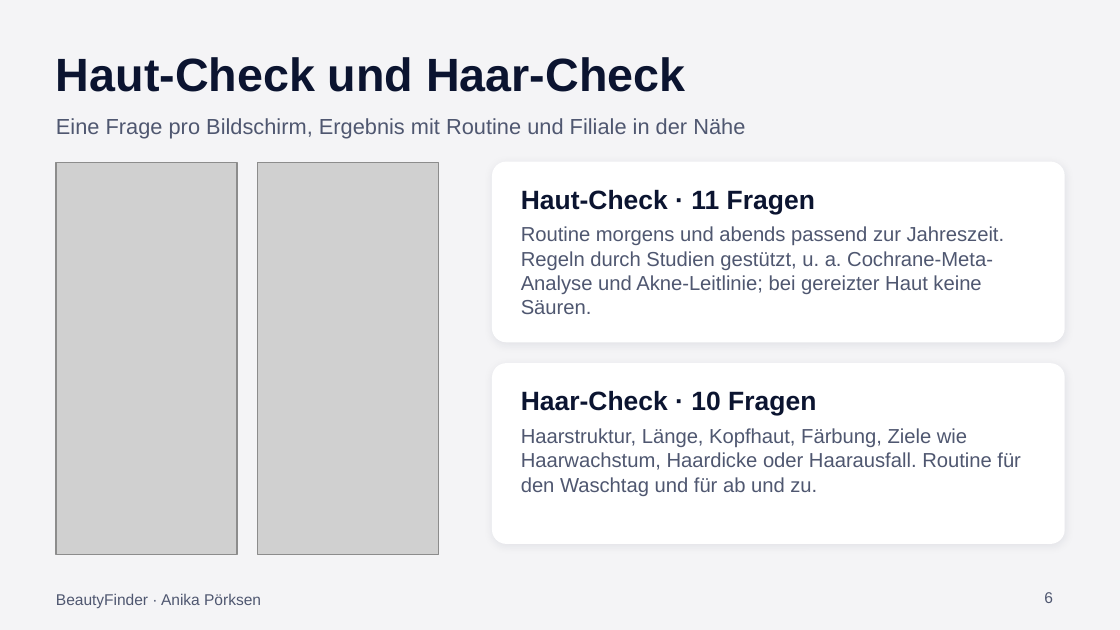
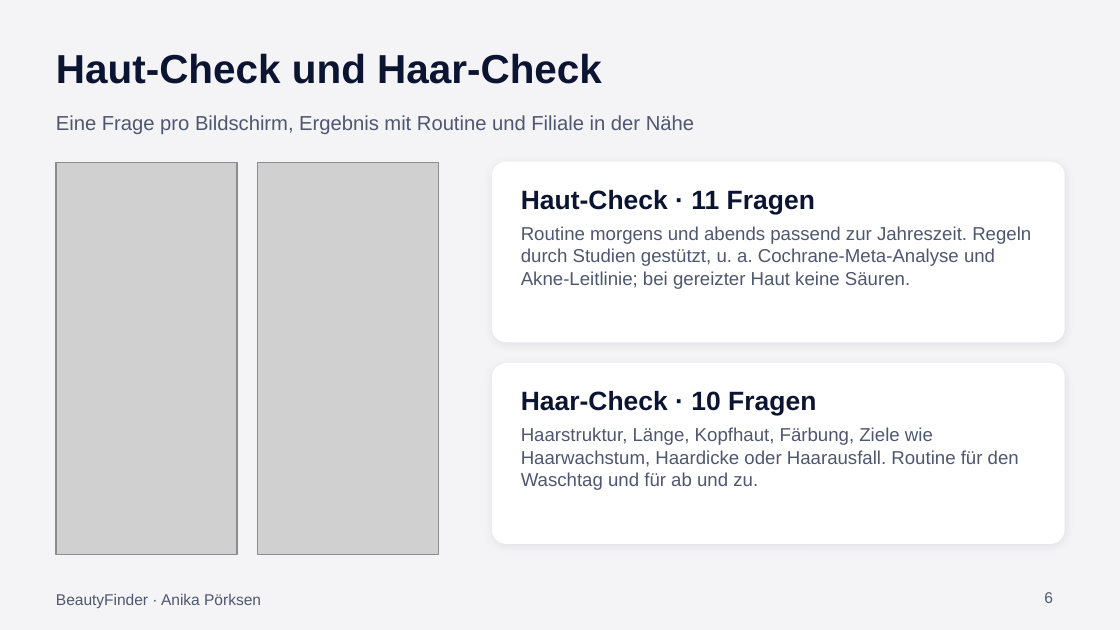
Before and after one commit to anikaprksn/Digitale-WElten, a slide deck: slide 6 of abgabe/Praesentation_BeautyFinder.pptx. Drawn at 1120x630 pixels with LibreOffice and Linux fonts; fonts in the diff are those of the drawing; grey boxes stand for pictures. Boxes give left, top, right and bottom in pixels: in the first picture for what was removed or moved away, otherwise in the second. Text is boxed around its words. In the diff, an @@ line names an element or a change of style, - is before the commit and + after.

```diff
--- a/abgabe/Praesentation_BeautyFinder.pptx
+++ b/abgabe/Praesentation_BeautyFinder.pptx
@@ text "Haut-Check und Haar-Check" at box(56, 53, 602, 84): size 30 to 26 pt @@
@@ text "Eine Frage pro Bildschirm, Ergebnis ..." at box(56, 115, 694, 134): size 14 to 13 pt @@
@@ text "Routine morgens und abends passend ..." at box(521, 226, 1031, 289): size 13 to 12 pt @@
@@ text "Haarstruktur, Länge, Kopfhaut, Färbung, Ziele ..." at box(521, 427, 1019, 490): size 13 to 12 pt @@
```
Also in this commit, not shown: 10 other slides changed.
